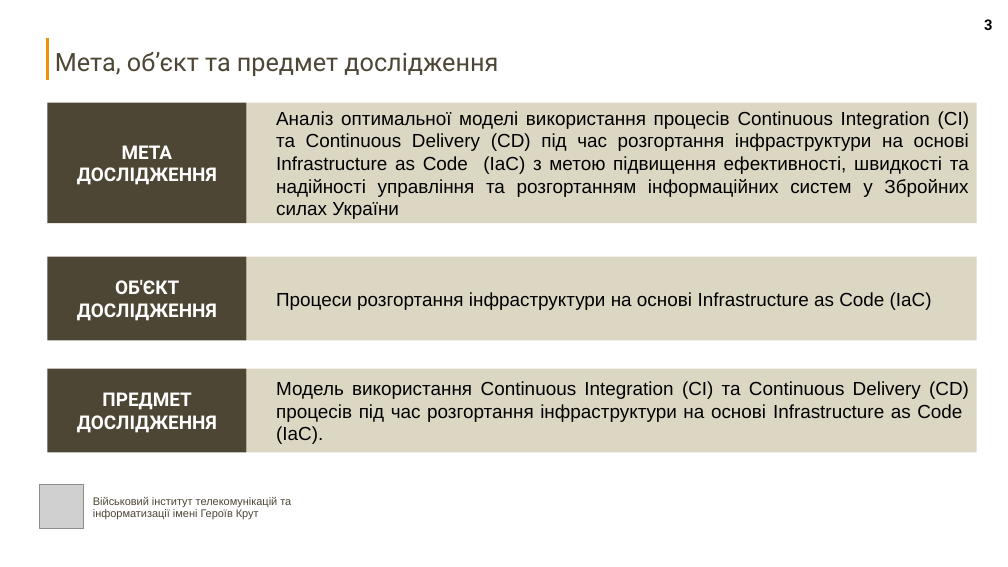
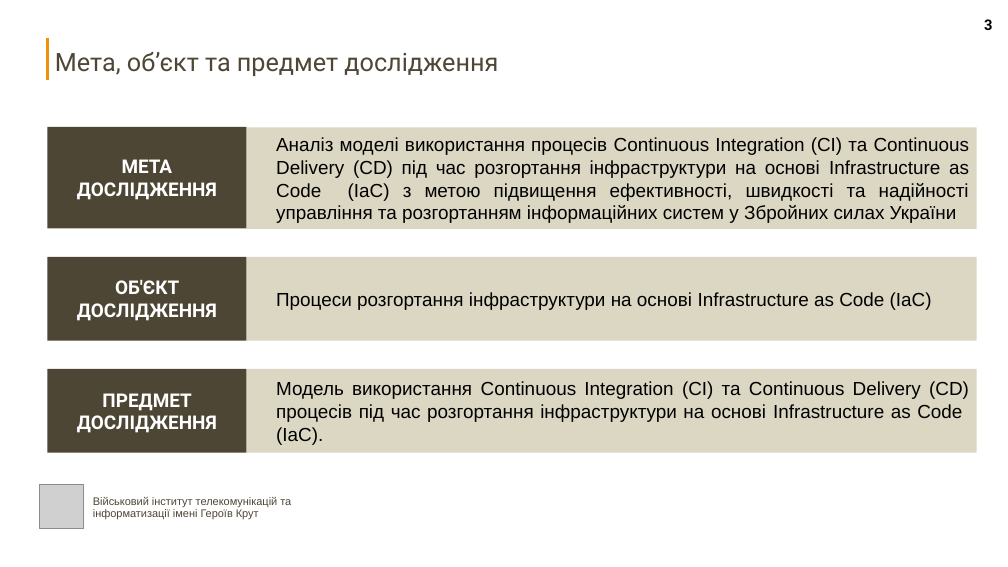
Before and after one commit to n1ta8080/diploma, a slide deck: slide 3 of Презентація Ксендзук.pptx. Drawn at 1008x567 pixels with LibreOffice and Linux fonts; fonts in the diff are those of the drawing; grey boxes stand for pictures. Boxes give left, top, right and bottom in pixels: in the first picture for what was removed or moved away, otherwise in the second. Text is boxed around its words. In the diff, an @@ line names an element or a change of style, - is before the commit and + after.

```diff
--- a/Презентація Ксендзук.pptx
+++ b/Презентація Ксендзук.pptx
@@ rectangle "МЕТА ДОСЛІДЖЕННЯ" resized from (x1=48, y1=103, x2=247, y2=223) to (x1=48, y1=127, x2=247, y2=228) @@
@@ rectangle "Аналіз моделі використання процесів Continuous ..." resized from (x1=247, y1=103, x2=977, y2=223) to (x1=247, y1=127, x2=977, y2=228) @@
@@ text in rectangle at (x1=276, y1=137, x2=970, y2=223): text changed @@
-Аналіз оптимальної моделі використання процесів Continuous Integration (CI) та Continuous Delivery (CD) під час розгортання інфраструктури на основі Infrastructure as Code (IaC) з метою підвищення ефективності, швидкості та надійності управління та розгортанням інформаційних систем у Збройних силах України
+Аналіз моделі використання процесів Continuous Integration (CI) та Continuous Delivery (CD) під час розгортання інфраструктури на основі Infrastructure as Code (IaC) з метою підвищення ефективності, швидкості та надійності управління та розгортанням інформаційних систем у Збройних силах України
```
Also in this commit, not shown: 1 other slide changed, 3 other files.
